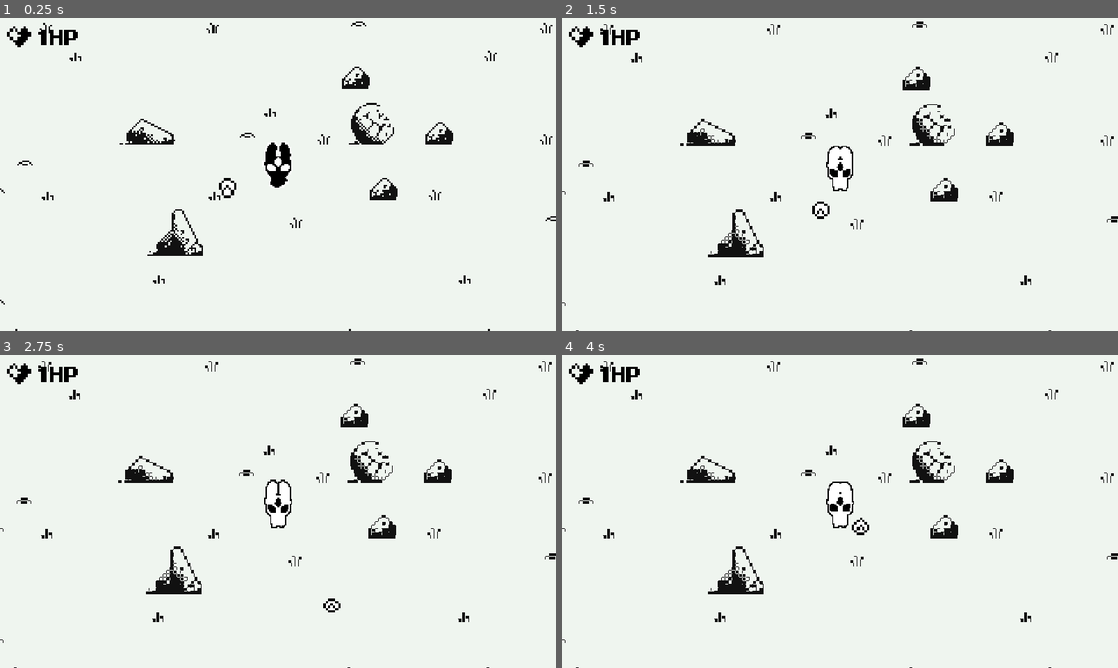
Above: before the commit, frames 1-4 (two rows, left to right).
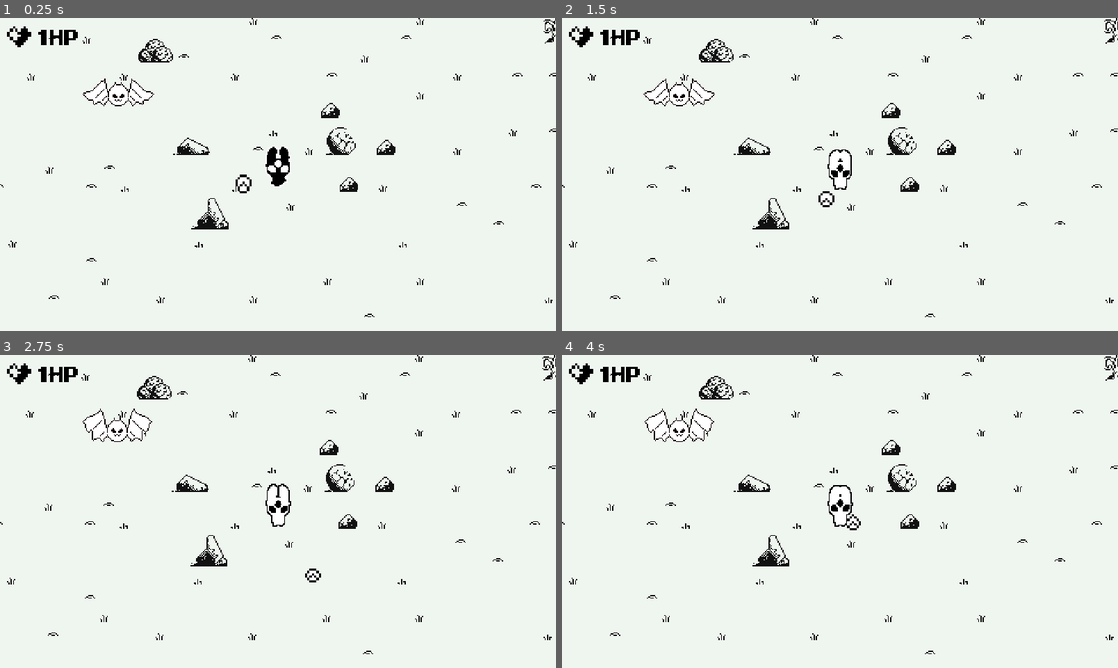
Above: after the commit, the same moments.

Repository: barssbekk/motherBaby
Game: Godot game, scene res://game.tscn
Same seed, same stepped clock (60 frames per second), same inputs: the game is played once before the commit and once after it.
Inputs:
- Up to frame 1 (0.25 s): no input
- Up to frame 2 (1.5 s): hold Right (arrow_right) 0.53-1.28 s; hold Down (arrow_down) from 1.28 s (still down)
- Up to frame 3 (2.75 s): release Down (arrow_down) at 2.03 s; hold Right (arrow_right) from 2.03 s (still down)
- Up to frame 4 (4 s): release Right (arrow_right) at 2.78 s; hold Up (arrow_up) 2.78-3.53 s; hold Left (arrow_left) from 3.53 s (still down)

The runs differ from the first frame. In frame 1, 3.8% of the frame differs, in the area x 0-100%, y 0-100%; in frame 2, 4.0%; in frame 3, 4.0%; in frame 4, 4.0%.

Commit message:
+pixel perfect scaling
edited zoom level and entity scaling to prevent pixel warping

Diff:
--- a/game.tscn
+++ b/game.tscn
@@ -275,12 +275,10 @@
 
 [node name="Camera2D" type="Camera2D" parent="Player"]
 position = Vector2(-4.76837e-07, 0)
-scale = Vector2(0.748071, 0.68852)
-zoom = Vector2(1.5, 1.5)
 
 [node name="Mob" parent="." instance=ExtResource("5_6v7r2")]
 z_index = 5
-position = Vector2(-73, -200)
+position = Vector2(-79, -125)
 collision_mask = 2
 
 [node name="Baby" parent="." instance=ExtResource("2_2kw0m")]
--- a/project.godot
+++ b/project.godot
@@ -27,6 +27,7 @@
 window/size/window_height_override=1080
 window/stretch/mode="viewport"
 window/stretch/aspect="expand"
+window/stretch/scale_mode="integer"
 
 [input]
 
--- a/scenes/baby.tscn
+++ b/scenes/baby.tscn
@@ -67,7 +67,7 @@
 
 [node name="AnimatedSprite2D" type="AnimatedSprite2D" parent="."]
 position = Vector2(3, -1)
-scale = Vector2(1.42857, 1.42857)
+scale = Vector2(2, 2)
 sprite_frames = SubResource("SpriteFrames_hxlul")
 autoplay = "default"
 frame_progress = 0.755518
--- a/scenes/bat.tscn
+++ b/scenes/bat.tscn
@@ -1,8 +1,9 @@
-[gd_scene load_steps=21 format=3 uid="uid://dpab547p7yqk4"]
+[gd_scene load_steps=22 format=3 uid="uid://dpab547p7yqk4"]
 
 [ext_resource type="Script" path="res://scripts/bat.gd" id="1_hpmyh"]
 [ext_resource type="Texture2D" uid="uid://nexgo6ummtnc" path="res://assets/sprites/enemy_bat_fangs_fixed.png" id="3_8ecao"]
 [ext_resource type="Texture2D" uid="uid://bfcols53tlcg0" path="res://assets/sprites/enemy_bat_fixed.png" id="3_s6gax"]
+[ext_resource type="Texture2D" uid="uid://dccn5gm8b1tlf" path="res://assets/sprites/Clari_Bat_Idle.png" id="3_ue8a5"]
 
 [sub_resource type="AtlasTexture" id="AtlasTexture_mohwa"]
 atlas = ExtResource("3_8ecao")
@@ -20,21 +21,21 @@
 atlas = ExtResource("3_8ecao")
 region = Rect2(96, 64, 32, 32)
 
-[sub_resource type="AtlasTexture" id="AtlasTexture_qmy6x"]
-atlas = ExtResource("3_8ecao")
-region = Rect2(0, 0, 32, 32)
+[sub_resource type="AtlasTexture" id="AtlasTexture_ek7fy"]
+atlas = ExtResource("3_ue8a5")
+region = Rect2(0, 0, 64, 64)
 
-[sub_resource type="AtlasTexture" id="AtlasTexture_dvf81"]
-atlas = ExtResource("3_8ecao")
-region = Rect2(32, 0, 32, 32)
+[sub_resource type="AtlasTexture" id="AtlasTexture_cnat3"]
+atlas = ExtResource("3_ue8a5")
+region = Rect2(64, 0, 64, 64)
 
-[sub_resource type="AtlasTexture" id="AtlasTexture_enjir"]
-atlas = ExtResource("3_8ecao")
-region = Rect2(64, 0, 32, 32)
+[sub_resource type="AtlasTexture" id="AtlasTexture_6l1ax"]
+atlas = ExtResource("3_ue8a5")
+region = Rect2(128, 0, 64, 64)
 
-[sub_resource type="AtlasTexture" id="AtlasTexture_scb5l"]
-atlas = ExtResource("3_8ecao")
-region = Rect2(96, 0, 32, 32)
+[sub_resource type="AtlasTexture" id="AtlasTexture_71meg"]
+atlas = ExtResource("3_ue8a5")
+region = Rect2(192, 0, 64, 64)
 
 [sub_resource type="AtlasTexture" id="AtlasTexture_sthqq"]
 atlas = ExtResource("3_s6gax")
@@ -89,16 +90,16 @@
 }, {
 "frames": [{
 "duration": 1.0,
-"texture": SubResource("AtlasTexture_qmy6x")
+"texture": SubResource("AtlasTexture_ek7fy")
 }, {
 "duration": 1.0,
-"texture": SubResource("AtlasTexture_dvf81")
+"texture": SubResource("AtlasTexture_cnat3")
 }, {
 "duration": 1.0,
-"texture": SubResource("AtlasTexture_enjir")
+"texture": SubResource("AtlasTexture_6l1ax")
 }, {
 "duration": 1.0,
-"texture": SubResource("AtlasTexture_scb5l")
+"texture": SubResource("AtlasTexture_71meg")
 }],
 "loop": true,
 "name": &"idle",
@@ -143,6 +144,7 @@
 script = ExtResource("1_hpmyh")
 
 [node name="AnimatedSprite2D" type="AnimatedSprite2D" parent="."]
+texture_filter = 1
 sprite_frames = SubResource("SpriteFrames_mb5hf")
-animation = &"walk"
+animation = &"idle"
 autoplay = "idle"
--- a/scenes/player.tscn
+++ b/scenes/player.tscn
@@ -417,7 +417,6 @@
 [node name="AnimatedSprite2D" type="AnimatedSprite2D" parent="."]
 z_index = 5
 position = Vector2(0, -1)
-scale = Vector2(0.755371, 0.755371)
 sprite_frames = SubResource("SpriteFrames_gklh0")
 animation = &"death"
 autoplay = "idle"
Binary file added: assets/sprites/Clari_Bat_Idle.png
Not shown, added: assets/sprites/Clari_Bat_Idle.png.import
